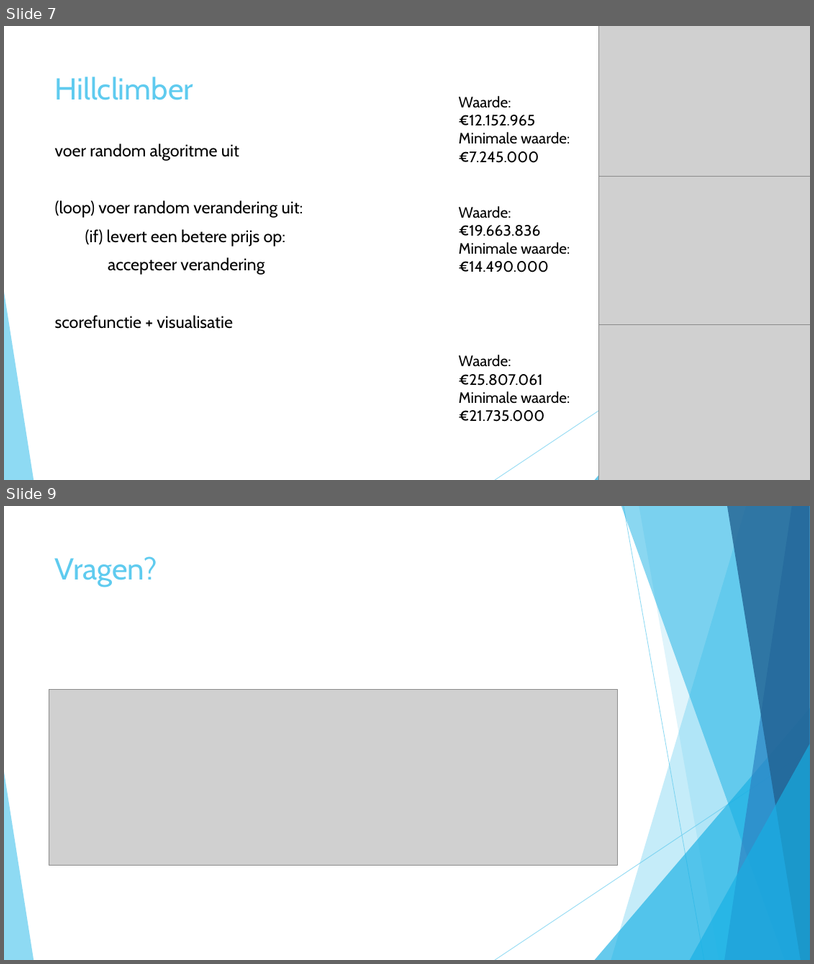
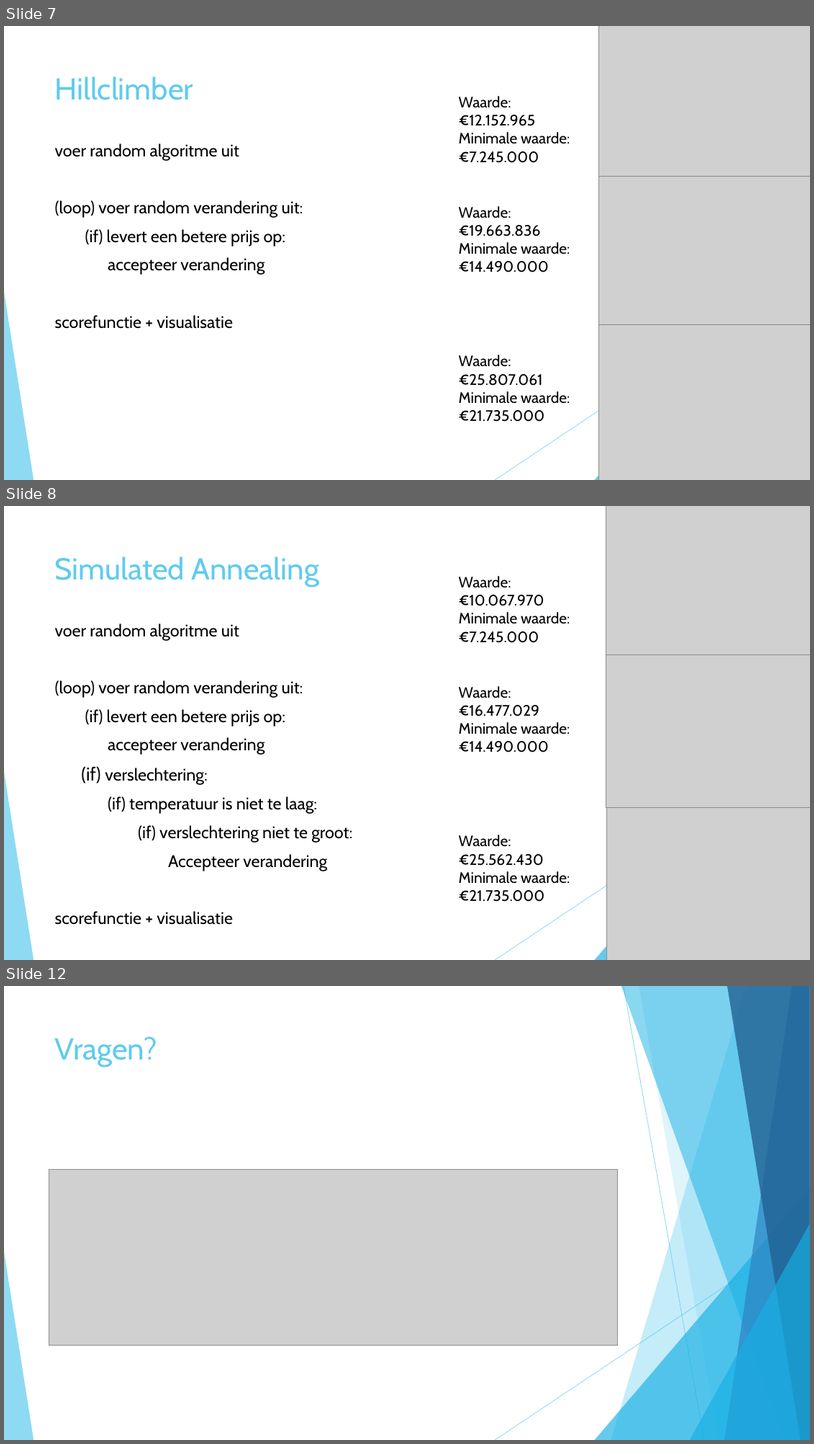
Before and after one commit to roosgreven/Heuristieken, a slide deck: files/presentatie heuristieken.pptx. Shown one above the other, each under a label of ours: slides 7 and 9 before the commit, slides 7, 8 and 12 after it; the slides between them are not shown. The pictures are 814x964 and 814x1444 pixels, drawn with LibreOffice and Linux fonts; fonts in the diff are those of the drawing; grey boxes stand for pictures. Boxes give left, top, right and bottom in pixels: in the first picture for what was removed or moved away, otherwise in the second. Text is boxed around its words. In the diff, an @@ line names an element or a change of style, - is before the commit and + after.

```diff
--- a/files/presentatie heuristieken.pptx
+++ b/files/presentatie heuristieken.pptx
@@ slide 8 added at bbox=[4, 506, 810, 960], background #FFFFFF; not listed: 10 template elements that a slide beside it also shows @@
@@ picture added at bbox=[607, 506, 810, 656] @@
@@ title added at bbox=[55, 556, 319, 587], 36 pt, text #5FCBEF @@
+Simulated Annealing
@@ text added at bbox=[459, 576, 570, 643], 18 pt, text #000000 @@
+Waarde:
+€10.067.970
+Minimale waarde:
+€7.245.000
@@ text added at bbox=[55, 623, 352, 924], 20 pt, text #000000 @@
+voer random algoritme uit
+(loop) voer random verandering uit:
+(if) levert een betere prijs op:
+    accepteer verandering
+  (if) verslechtering:
+    (if) temperatuur is niet te laag:
+      (if) verslechtering niet te groot:
+        Accepteer verandering
+scorefunctie + visualisatie
@@ picture added at bbox=[607, 654, 810, 807] @@
@@ text added at bbox=[459, 686, 570, 752], 18 pt, text #000000 @@
+Waarde:
+€16.477.029
+Minimale waarde:
+€14.490.000
@@ picture added at bbox=[607, 807, 810, 960] @@
@@ text added at bbox=[459, 834, 570, 901], 18 pt, text #000000 @@
+Waarde:
+€25.562.430
+Minimale waarde:
+€21.735.000
@@ what was slide 9 is now slide 12 @@
```
Also in this commit, not shown: 2 slides changed, 2 other slides added, 19 other files.
